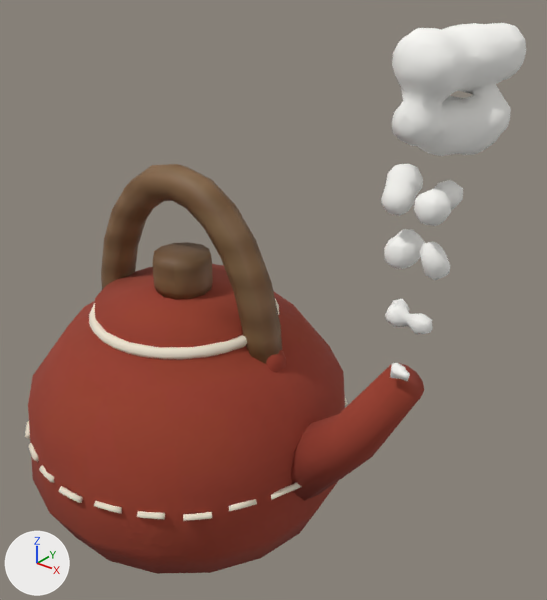
An edit to the glTF model game/props/hearth/kettle_red.glb, drawn before and after from the same camera.
Rendered twice from a 50 mm lens placed at (0.672, -0.647, 0.744), pointed at (0.131, 0.029, 0.324). Every picture has the same lights, and +X, +Y and +Z are marked at lower left. The older version comes first. Where no turn or scale is listed for an object, it has been applied to the vertices. Vertices at exactly the same position are counted once.

Names of what the first picture shows: 'kettle_red_felt_red', 'kettle_red_steam10', 'kettle_red_thread', 'kettle_red_wood'.
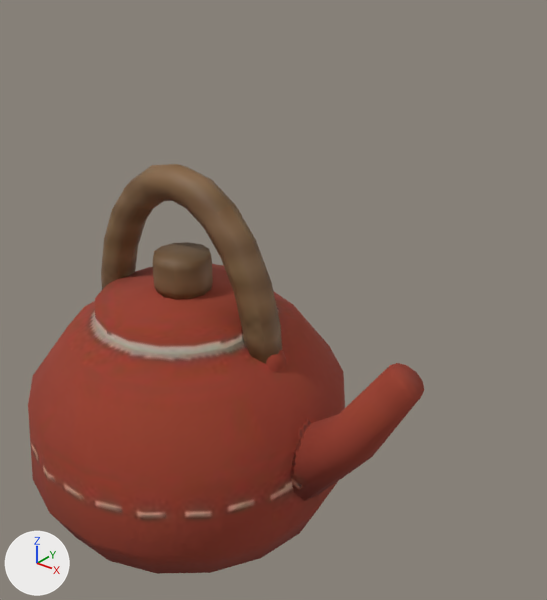
Pixel boxes [x1, y1, x2, y2] of what changed, in the pictures (547 x 600 px):
'kettle_red_felt_red', recoloured, shading changed, surface changed: [29, 283, 416, 531] in both
'kettle_red_steam10', deleted: before [381, 23, 526, 381]
'kettle_red_thread', deleted: before [25, 299, 347, 521]
part 2 of me_kettle_red_felt_red, surface changed: [29, 283, 416, 531] in both

The change, as a diff of the scene's bpy script:
```diff
--- a/game/props/hearth/kettle_red.glb.py
+++ b/game/props/hearth/kettle_red.glb.py
@@ img_prop_kettle_red_felt_normal @@
+img_prop_kettle_red_felt_normal = load_image('prop_kettle_red_felt_normal', '_unpacked/prop_kettle_red_felt_normal', 256, 256, 'Non-Color')
@@ img_prop_kettle_red_felt_diffuse @@
+img_prop_kettle_red_felt_diffuse = load_image('prop_kettle_red_felt_diffuse', '_unpacked/prop_kettle_red_felt_diffuse', 256, 256, 'sRGB')
@@ img_prop_kettle_red_wood_diffuse @@
+img_prop_kettle_red_wood_diffuse = load_image('prop_kettle_red_wood_diffuse', '_unpacked/prop_kettle_red_wood_diffuse', 64, 64, 'sRGB')
@@ img_prop_kettle_red_wood_normal @@
+img_prop_kettle_red_wood_normal = load_image('prop_kettle_red_wood_normal', '_unpacked/prop_kettle_red_wood_normal', 64, 64, 'Non-Color')
@@ mat_wood_014 @@
 n2 = _N.new('ShaderNodeTexImage'); n2.name = 'Image Texture'
-n2.image = img_kettle_red_wood_wood_diffuse
+n2.image = img_prop_kettle_red_wood_diffuse
 n3 = _N.new('ShaderNodeNormalMap'); n3.name = 'Normal Map'
@@ mat_wood_014 @@
 n4 = _N.new('ShaderNodeTexImage'); n4.name = 'Image Texture.001'
-n4.image = img_kettle_red_wood_wood_normal
+n4.image = img_prop_kettle_red_wood_normal
 _L.new(n0.outputs[0], n1.inputs[0])  # 'BSDF' to 'Surface'
@@ mat_felt_006 @@
+mat_felt_006 = bpy.data.materials.new('felt.006')
+# uses the picture img_prop_kettle_red_felt_diffuse
+# uses the picture img_prop_kettle_red_felt_normal
@@ me_kettle_red_felt_red @@
 me_kettle_red_felt_red.from_pydata(...)  # 342 vertices, 668 faces; spans x -0.23..0.361, y -0.227..0.227, z 0.0..0.32
 # used by ob_kettle_red_felt_red; location = (0.0, 0.0, 0.0)
-me_kettle_red_felt_red.materials.append(mat_felt_red_004)
+# me_kettle_red_felt_red part 1: its shading normals changed
+# me_kettle_red_felt_red part 2: texture (UV) coordinates of 668 of 668 faces, centred in x -0.222..0.356, y -0.223..0.223, z 0.0..0.31, changed; they spanned u 0.01..0.99, v 0.01..0.99 and now span u 0.01..0.96, v 0.01..0.99
+me_kettle_red_felt_red.materials.append(mat_felt_006)
@@ ob_kettle_red_steam10 @@
-ob_kettle_red_steam10 = bpy.data.objects.new('kettle_red_steam10', me_mesh_001)
-ob_kettle_red_steam10.location = (0.0, 0.0, 0.0)
@@ ob_kettle_red_thread @@
-ob_kettle_red_thread = bpy.data.objects.new('kettle_red_thread', me_kettle_red_thread)
-ob_kettle_red_thread.location = (0.0, 0.0, 0.0)
```
